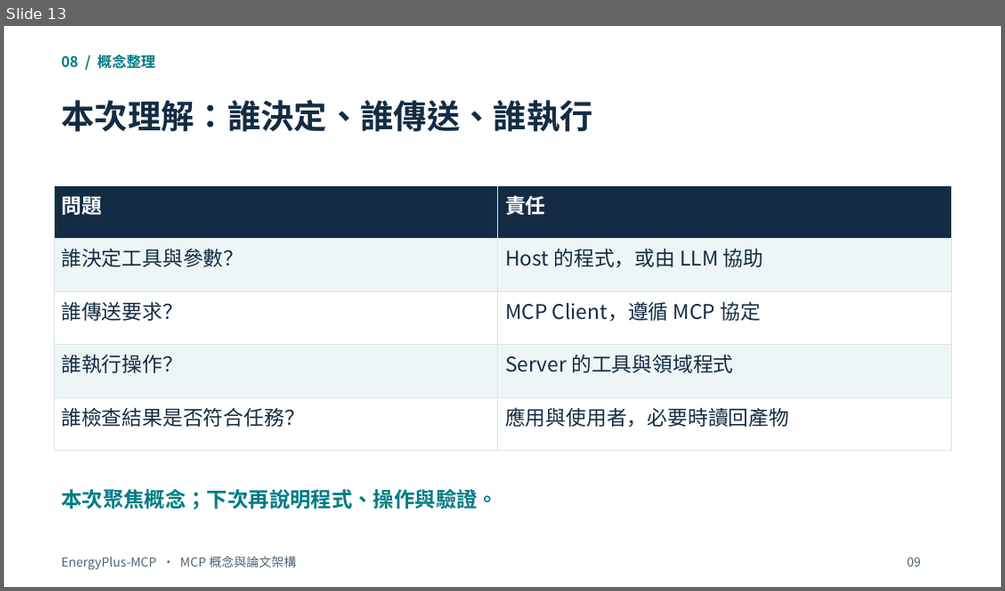
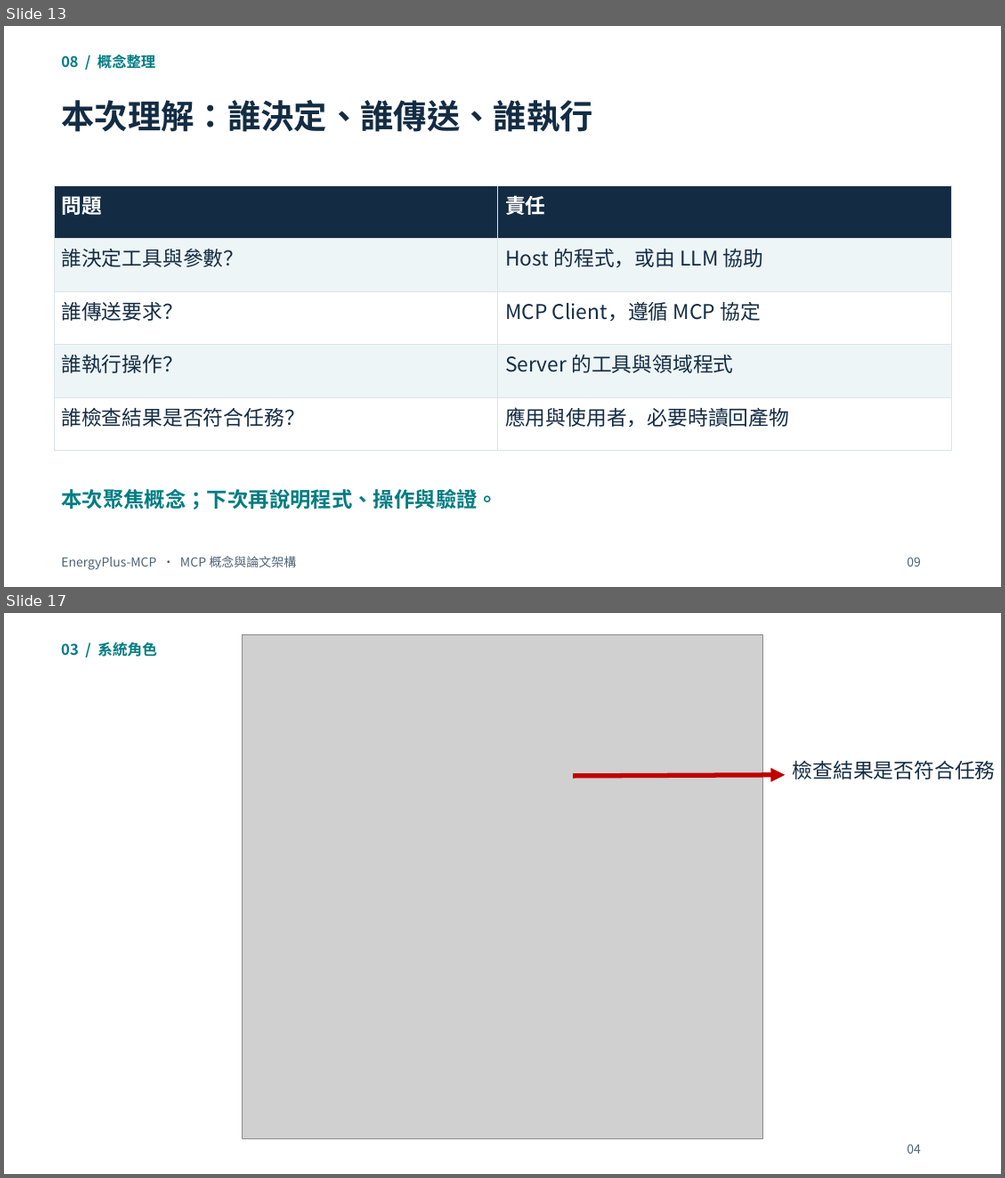
Before and after one commit to OohelloworldoO/Paper-Reading-Notes, a slide deck: 2026/1019-EnergyPlus-MCP_A model-context-protocol server for ai-driven building energy modeling/EnergyPlus-MCP_Concepts_Presentation.pptx. Shown one above the other, each under a label of ours: slide 13 before the commit, slides 13 and 17 after it; the slides between them are not shown. The pictures are 1005x591 and 1005x1178 pixels, drawn with LibreOffice and Linux fonts; fonts in the diff are those of the drawing; grey boxes stand for pictures. Boxes give left, top, right and bottom in pixels: in the first picture for what was removed or moved away, otherwise in the second. Text is boxed around its words. In the diff, an @@ line names an element or a change of style, - is before the commit and + after.

Commit message:
update

```diff
--- a/2026/1019-EnergyPlus-MCP_A model-context-protocol server for ai-driven building energy modeling/EnergyPlus-MCP_Concepts_Presentation.pptx
+++ b/2026/1019-EnergyPlus-MCP_A model-context-protocol server for ai-driven building energy modeling/EnergyPlus-MCP_Concepts_Presentation.pptx
@@ slide 17 added at <box>4,613,1001,1174</box>, background #FFFFFF @@
@@ picture added at <box>242,634,763,1139</box> @@
@@ text added at <box>61,642,157,657</box>, 14.2 pt, text #007C83, bold @@
+03 / 系統角色
@@ text added at <box>793,761,995,779</box>, 19.5 pt, text #132C44 @@
+檢查結果是否符合任務
@@ arrow added from (573, 776) to (785, 774), #C00000 4.5 pt @@
@@ text added at <box>906,1143,921,1153</box>, 12 pt, text #4D6475 @@
+04
```
Also in this commit, not shown: 3 other slides added.
